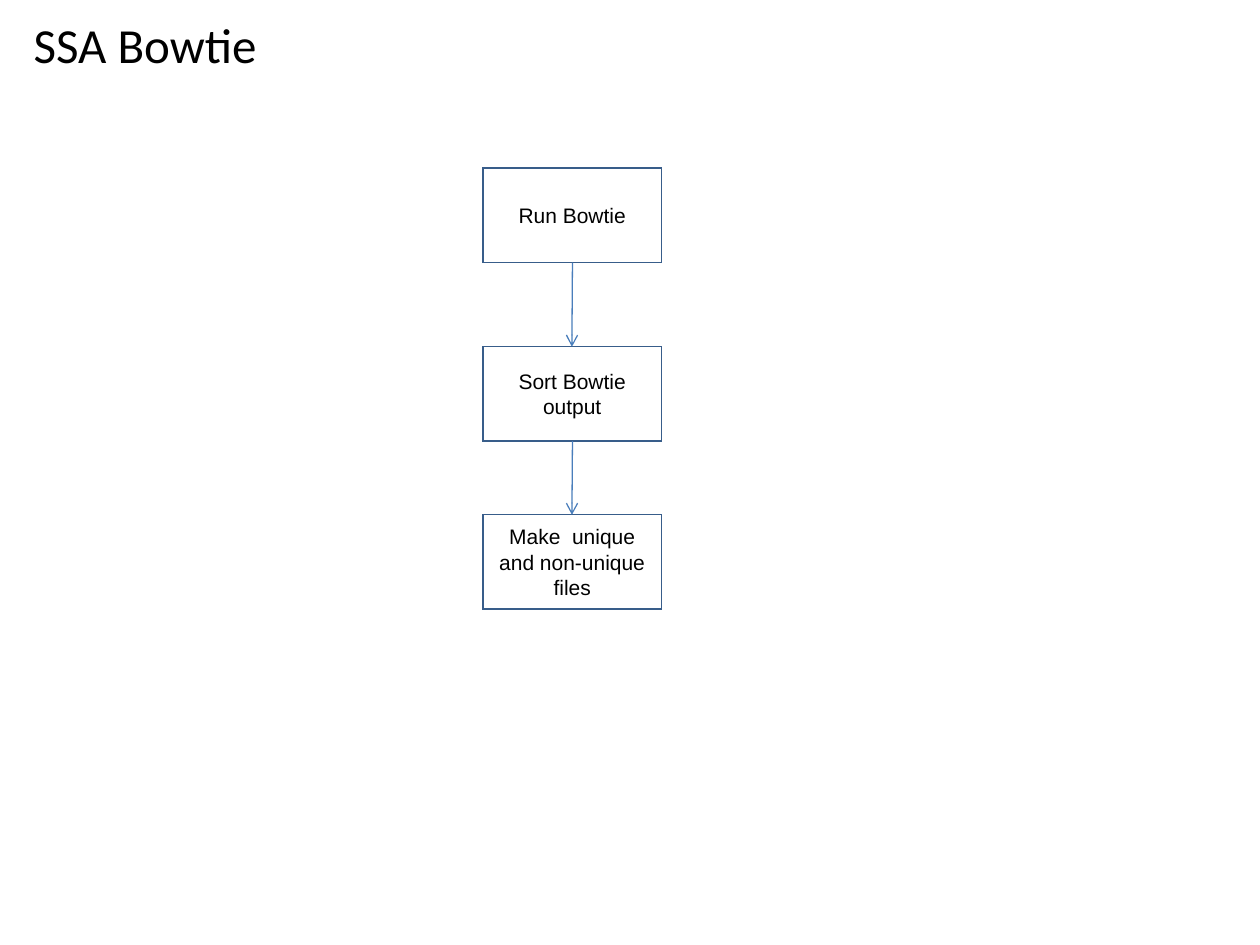
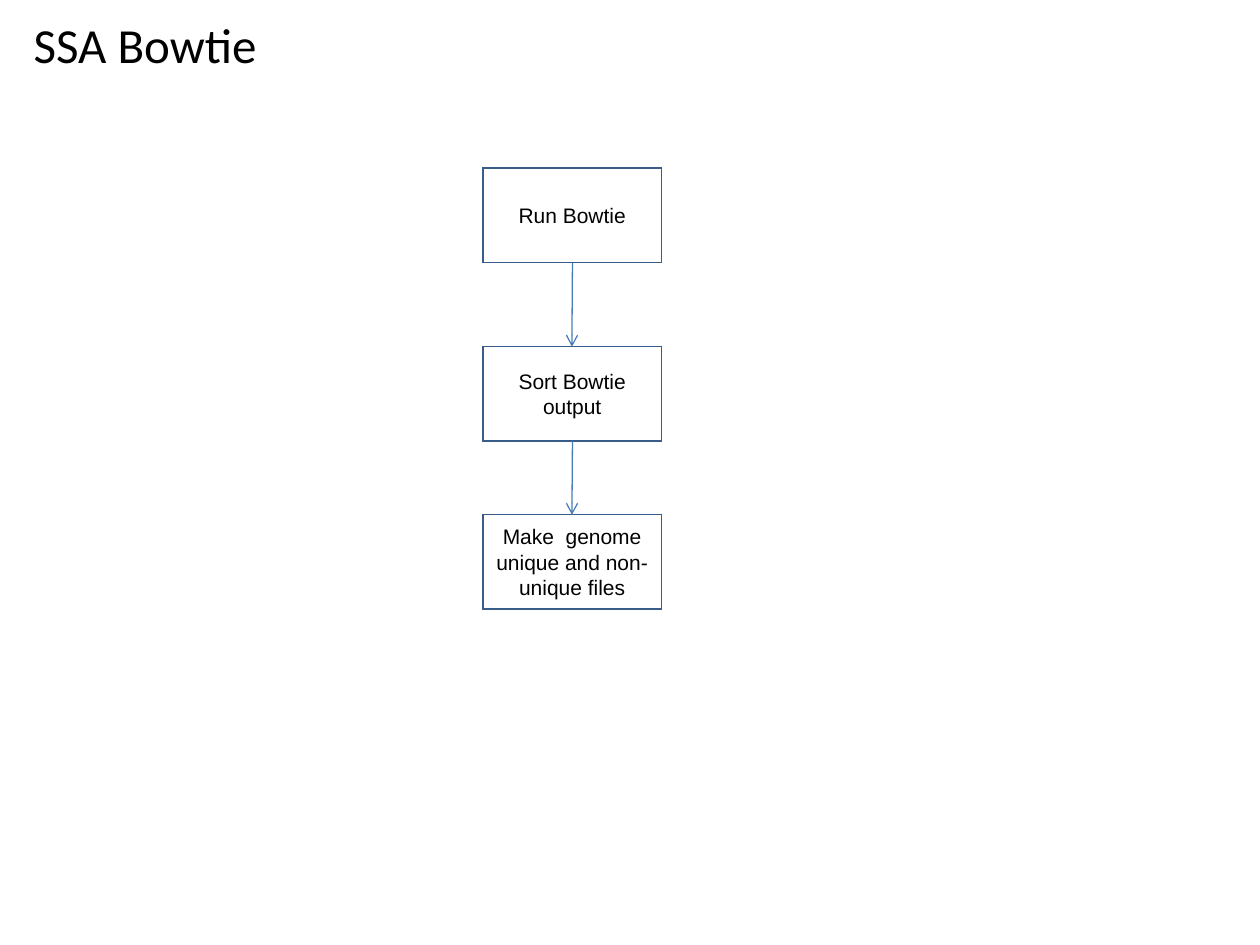
Before and after one commit to VEuPathDB/ApiCommonWorkflow, a slide deck: slide 54 of Main/doc/IntegratedWorkflow.ppt. Drawn at 1260x945 pixels with LibreOffice and Linux fonts; fonts in the diff are those of the drawing. Boxes give left, top, right and bottom in pixels: in the first picture for what was removed or moved away, otherwise in the second. Text is boxed around its words. In the diff, an @@ line names an element or a change of style, - is before the commit and + after.

```diff
--- a/Main/doc/IntegratedWorkflow.ppt
+++ b/Main/doc/IntegratedWorkflow.ppt
@@ text in rectangle at [496, 528, 648, 599]: text changed @@
-Make unique and non-unique files
+Make genome unique and non-unique files
```
Also in this commit, not shown: 4 other slides changed, 4 other files.
